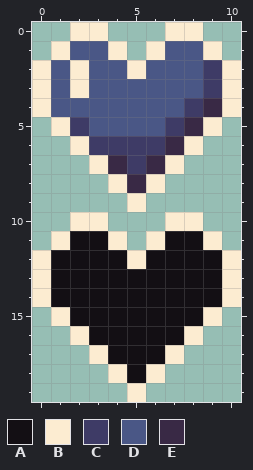
Pixel-art sprite: data/imgs/animations/heart.png. The picture above was drawn from the file before the commit.
The file is 11x20 pixels.
Palette (. is transparent): A #130f14  B #fcecd1  C #3e3b66  D #4a5786  E #392945
Pixels before, first column x 0:
 0 ..BB...BB..
 1 .BDDB.BDDB.
 2 BDBDDBDDDCB
 3 BDBDDDDDDCB
 4 BDDDDDDDCEB
 5 .BCDDDDCEB.
 6 ..BCCCCEB..
 7 ...BECEB...
 8 ....BEB....
 9 .....B.....
10 ..BB...BB..
11 .BAAB.BAAB.
12 BAAAABAAAAB
13 BAAAAAAAAAB
14 BAAAAAAAAAB
15 .BAAAAAAAB.
16 ..BAAAAAB..
17 ...BAAAB...
18 ....BAB....
19 .....B.....
After:
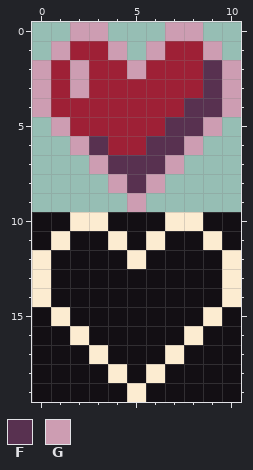
Colours new in this view: F #583150  G #cd9db2
Difference:
colour D: #4a5786 -> #9e2036
Changed rows in their new state; - is a pixel that keeps its letter.
first column x 0:
 0 --GG---GG--
 1 -G--G-G--G-
 2 G-G--G---FG
 3 G-G------FG
 4 G-------FFG
 5 -GD----FFG-
 6 --GFDDFFG--
 7 ---GFFFG---
 8 ----GFG----
 9 -----G-----
10 AA--AAA--AA
11 A----A----A
first column x 0:
15 A---------A
16 AA-------AA
17 AAA-----AAA
18 AAAA---AAAA
19 AAAAA-AAAAA
